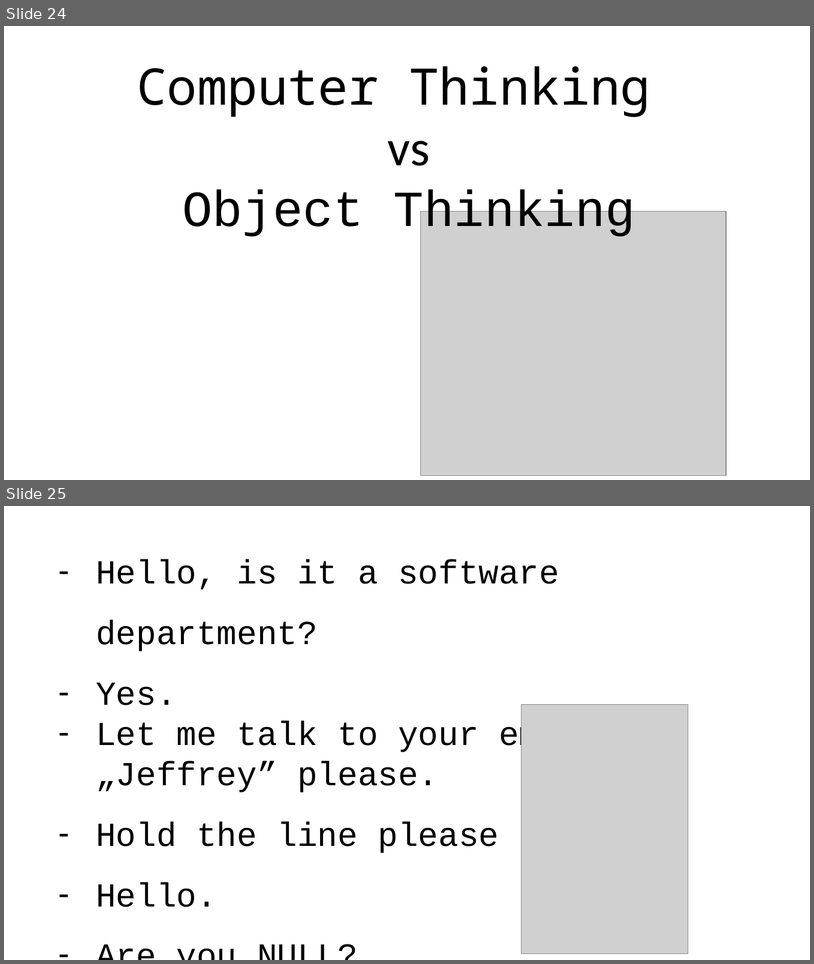
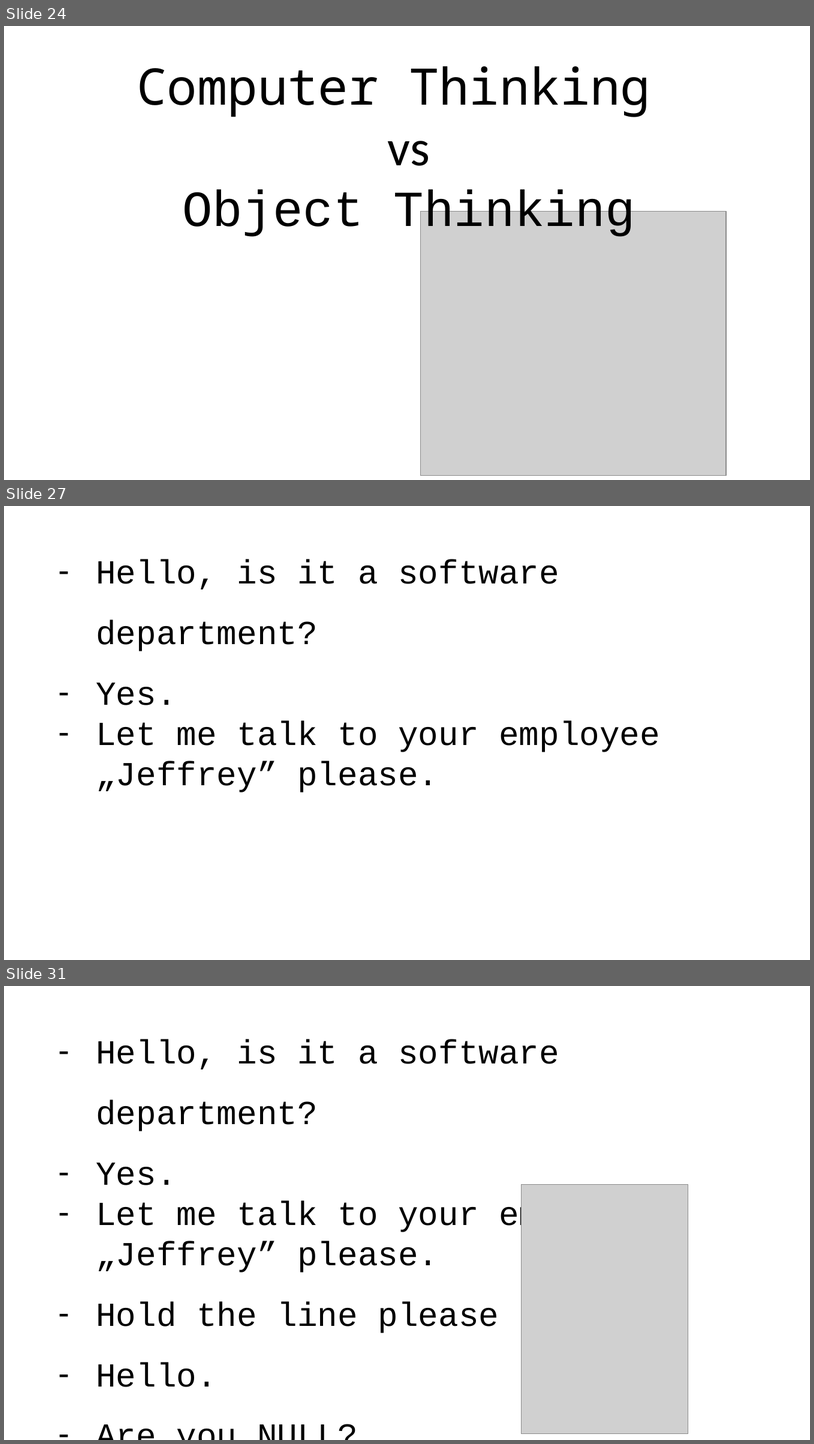
Before and after one commit to bytebarian/NullDereference, a slide deck: Prez/NULL/Nothing.pptx. Shown one above the other, each under a label of ours: slides 24 and 25 before the commit, slides 24, 27 and 31 after it; the slides between them are not shown. The pictures are 814x964 and 814x1444 pixels, drawn with LibreOffice and Linux fonts; fonts in the diff are those of the drawing; grey boxes stand for pictures. Boxes give left, top, right and bottom in pixels: in the first picture for what was removed or moved away, otherwise in the second. Text is boxed around its words. In the diff, an @@ line names an element or a change of style, - is before the commit and + after.

```diff
--- a/Prez/NULL/Nothing.pptx
+++ b/Prez/NULL/Nothing.pptx
@@ slide 27 added at <box>4,506,810,960</box>, background #FFFFFF @@
@@ text added at <box>96,559,660,792</box>, 40 pt, text #000000 @@
+– Hello, is it a software department?
+– Yes.
+– Let me talk to your employee „Jeffrey” please.
@@ what was slide 25 is now slide 31 @@
```
Also in this commit, not shown: 5 other slides added.
